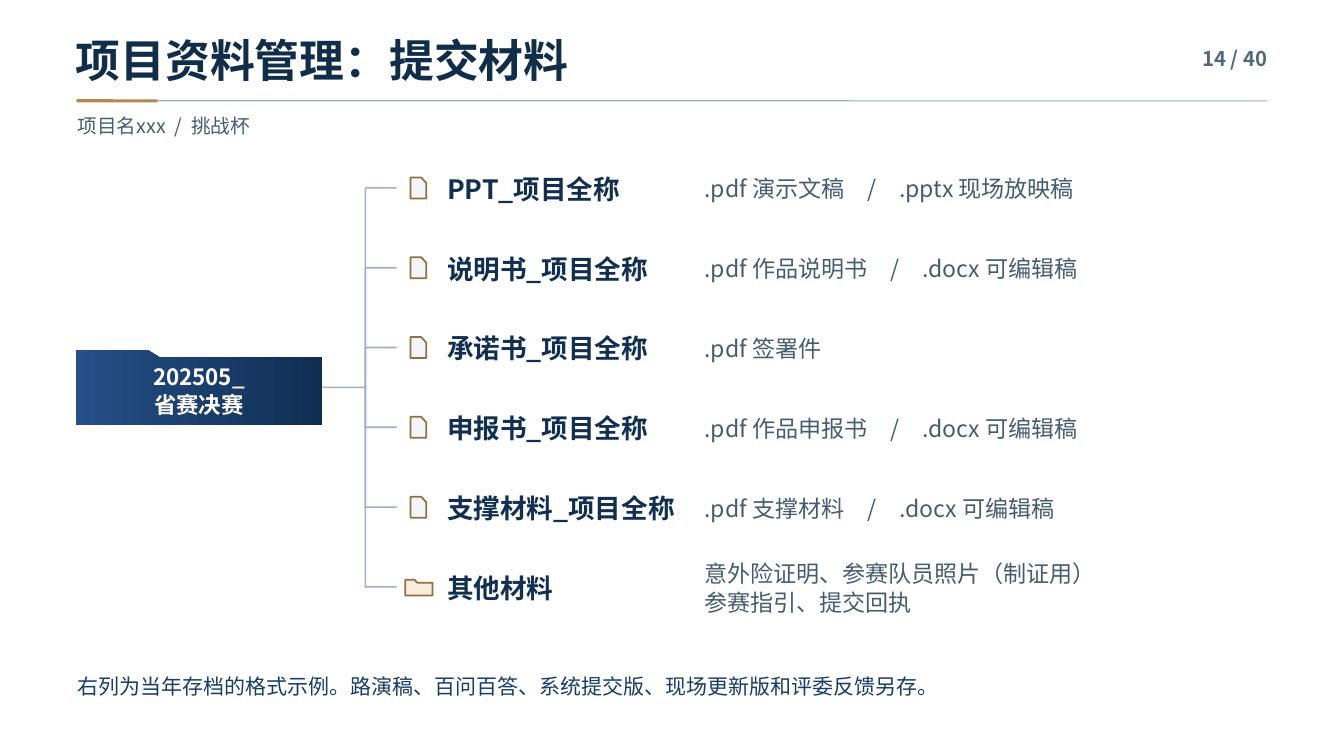
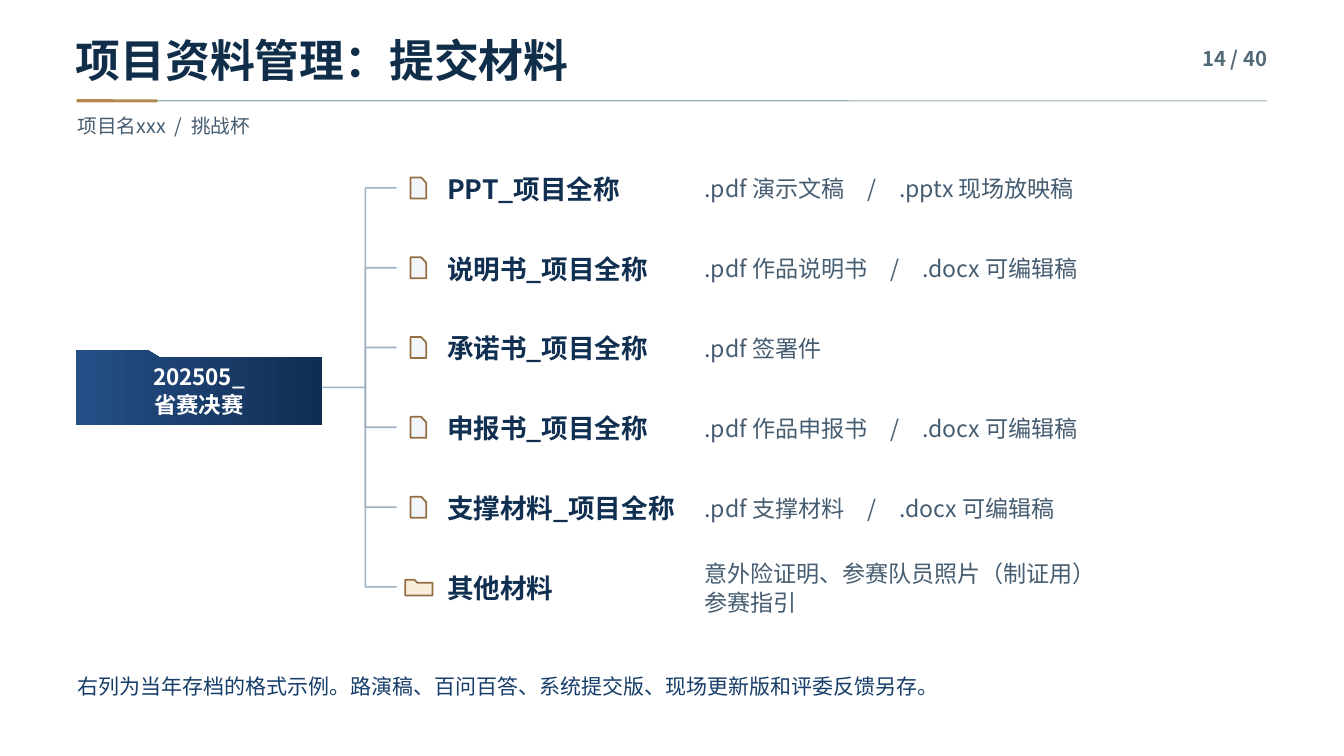
Before and after one commit to uuoov/challenge-cup-sharing, a slide deck: slide 14 of challenge-cup-sharing.pptx. Drawn at 1344x756 pixels with LibreOffice and Linux fonts; fonts in the diff are those of the drawing. Boxes give left, top, right and bottom in pixels: in the first picture for what was removed or moved away, otherwise in the second. Text is boxed around its words. In the diff, an @@ line names an element or a change of style, - is before the commit and + after.

Commit message:
更新挑战杯分享 v5，修复高清封面、调整人物介绍并精简提交目录

```diff
--- a/challenge-cup-sharing.pptx
+++ b/challenge-cup-sharing.pptx
@@ text at (705,591,797,613): text changed @@
-参赛指引、提交回执
+参赛指引
```
Also in this commit, not shown: 9 other slides changed, 25 other files.
